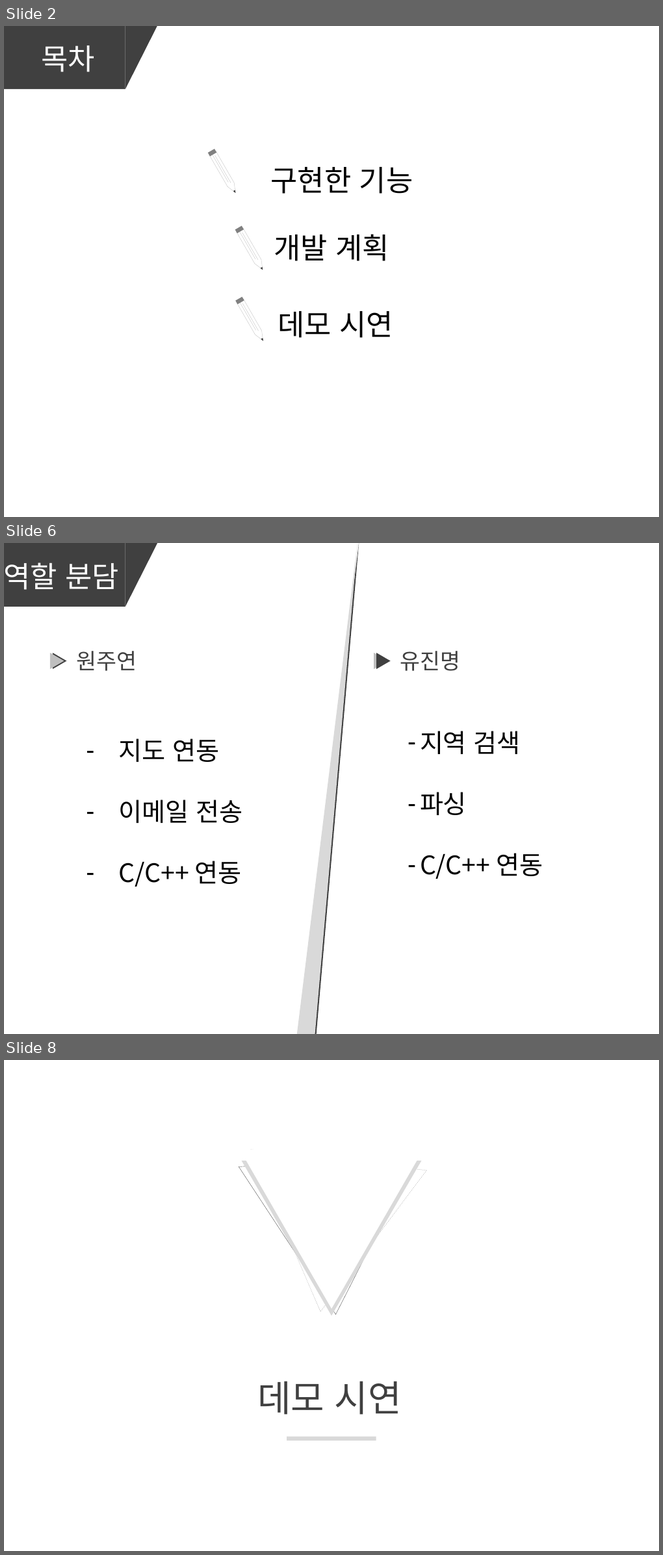
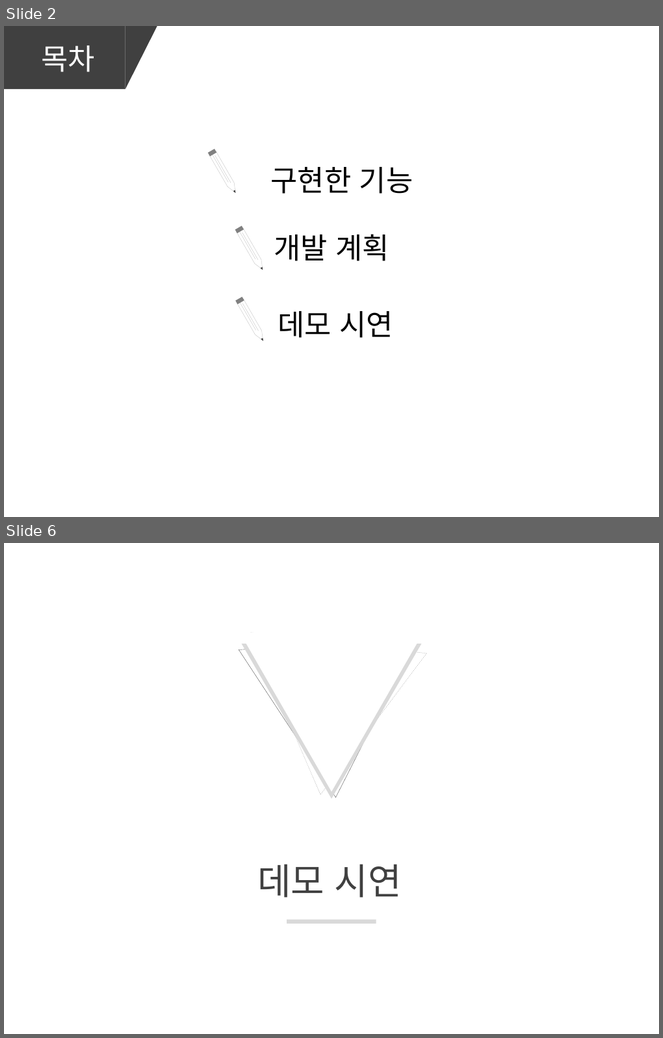
Before and after one commit to youjinmyoung/ScriptProject, a slide deck: 스크립트 기획발표.pptx. Shown one above the other, each under a label of ours: slides 2, 6 and 8 before the commit, slides 2 and 6 after it; the slides between them are not shown. The pictures are 663x1555 and 663x1038 pixels, drawn with LibreOffice and Linux fonts; fonts in the diff are those of the drawing. Boxes give left, top, right and bottom in pixels: in the first picture for what was removed or moved away, otherwise in the second. Text is boxed around its words. In the diff, an @@ line names an element or a change of style, - is before the commit and + after.

```diff
--- a/스크립트 기획발표.pptx
+++ b/스크립트 기획발표.pptx
@@ slide 6 removed at <box>4,543,659,1034</box>, background #FFFFFF @@
@@ rectangle removed at <box>4,543,125,607</box> @@
@@ triangle removed at <box>125,543,157,607</box> @@
@@ freeform shape removed at <box>297,543,367,1034</box> @@
@@ freeform shape removed at <box>298,543,368,1034</box> @@
@@ text removed at <box>4,563,118,590</box> @@
-역할 분담
@@ triangle removed at <box>51,652,64,669</box> @@
@@ triangle removed at <box>53,652,66,669</box> @@
@@ text removed at <box>76,651,137,671</box> @@
-원주연
@@ triangle removed at <box>374,652,388,669</box> @@
@@ triangle removed at <box>377,652,391,669</box> @@
@@ text removed at <box>400,651,461,671</box> @@
-유진명
@@ text removed at <box>420,731,543,879</box> @@
-– 지역 검색
-– 파싱
-– C/C++ 연동
@@ text removed at <box>119,739,243,887</box> @@
-– 지도 연동
-– 이메일 전송
-– C/C++ 연동
@@ what was slide 8 is now slide 6 @@
```
Also in this commit, not shown: 3 slides changed, 1 slide added, 2 other slides removed, 4 other files.
